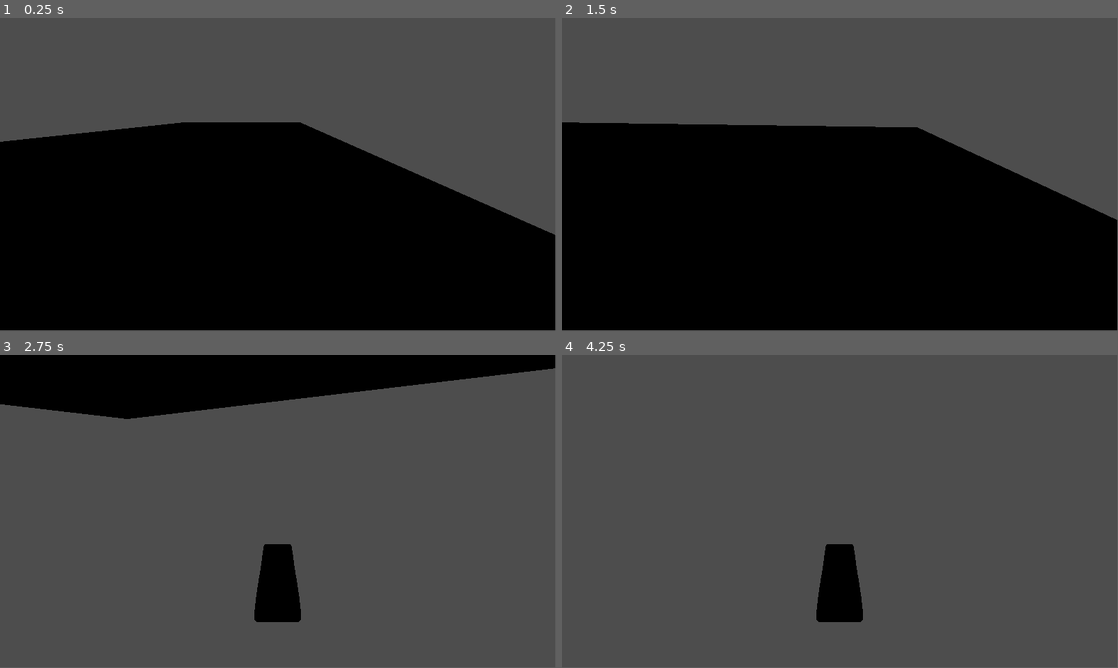
Above: before the commit, frames 1-4 (two rows, left to right).
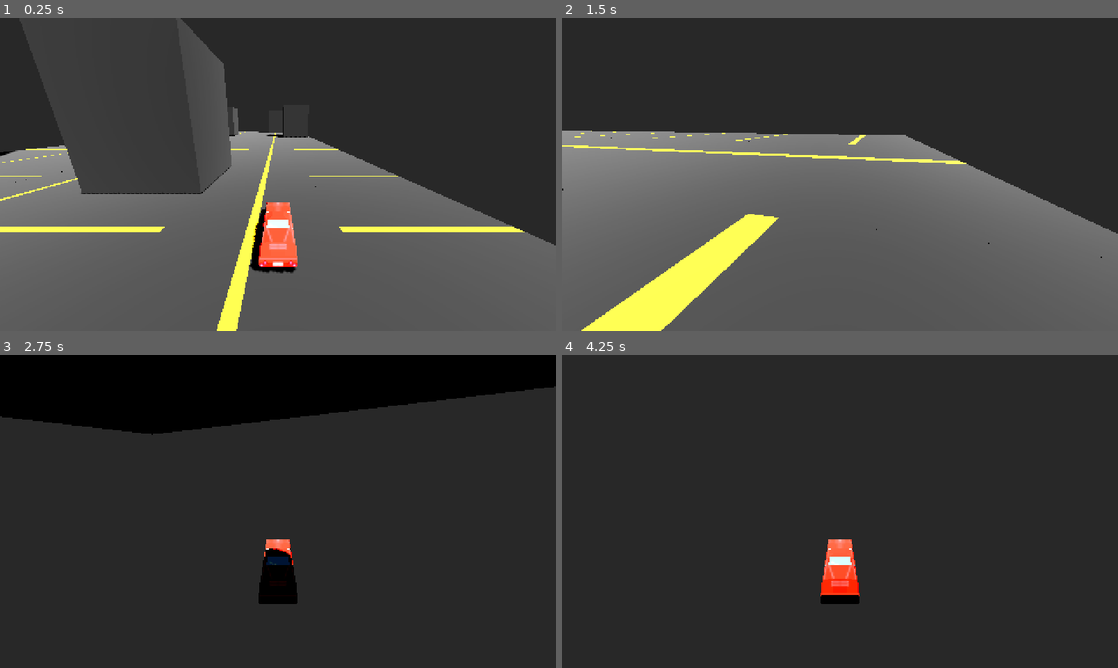
Above: after the commit, the same moments.

Repository: Tulsa-Game-Developers/GodotArcadeCabinet
Game: Godot game, scene res://169/169_scene.tscn
Two runs of this game, one before a commit and one after it. Both use one fixed random seed, a clock stepped at 60 frames per second and the inputs below.
Inputs:
- Up to frame 1 (0.25 s): no input
- Up to frame 2 (1.5 s): hold D (turn_right) 0.53-1.28 s; hold S (reverse) from 1.28 s (still down)
- Up to frame 3 (2.75 s): release S (reverse) at 2.03 s; hold D (turn_right) from 2.03 s (still down)
- Up to frame 4 (4.25 s): release D (turn_right) at 2.78 s; hold W (accelerate) 2.78-3.53 s; tap Enter at 3.5 s; hold A (turn_left) from 3.53 s (still down)
In our replay, the window is 799x449 before the commit and 800x450 after it. These sizes can differ from the game's own. Grey fills any space a smaller window leaves; there, only what the larger window draws over its background counts as a difference.

The runs differ from the first frame. In frame 1, 88% of the frame differs, in the area x 0-100%, y 0-100%; in frame 2, 100%; in frame 3, 85%; in frame 4, 99%.

Commit message:
car and post processing

Diff:
--- a/169/169_scene.tscn
+++ b/169/169_scene.tscn
@@ -1,8 +1,30 @@
-[gd_scene load_steps=3 format=3 uid="uid://cwxilhhai4ddx"]
+[gd_scene load_steps=5 format=3 uid="uid://cwxilhhai4ddx"]
 
 [ext_resource type="PackedScene" uid="uid://blc31mskvbeo6" path="res://169/sm_test_street_1.tscn" id="1_3840f"]
 [ext_resource type="PackedScene" uid="uid://dow2syqs1mepn" path="res://Vehicles/simple_car.tscn" id="2_bmtat"]
 
+[sub_resource type="Environment" id="Environment_bmtat"]
+tonemap_mode = 4
+glow_normalized = true
+fog_mode = 1
+fog_light_color = Color(0.5690364, 0.6402487, 0.98398453, 1)
+fog_light_energy = 1.76
+fog_sun_scatter = 0.22
+fog_density = 0.6792
+fog_height = -908.08
+fog_height_density = 4.2264
+adjustment_enabled = true
+adjustment_brightness = 1.23
+adjustment_contrast = 2.06
+adjustment_saturation = 1.38
+
+[sub_resource type="CameraAttributesPractical" id="CameraAttributesPractical_bmtat"]
+exposure_multiplier = 0.925
+dof_blur_far_enabled = true
+dof_blur_far_distance = 4.16
+dof_blur_far_transition = 50.0
+dof_blur_amount = 0.02
+
 [node name="Node3D" type="Node3D"]
 
 [node name="sm_test_street1" parent="." instance=ExtResource("1_3840f")]
@@ -101,6 +123,24 @@
 [node name="sm_test_street32" parent="." instance=ExtResource("1_3840f")]
 transform = Transform3D(-4.371139e-08, 0, 1, 0, 1, 0, -1, 0, -4.371139e-08, -8.280092, 0, -8)
 
+[node name="sm_test_street97" parent="." instance=ExtResource("1_3840f")]
+transform = Transform3D(-4.371139e-08, 0, 1, 0, 20.592001, 0, -1, 0, -4.371139e-08, -8.280092, 5, -8)
+
+[node name="sm_test_street98" parent="." instance=ExtResource("1_3840f")]
+transform = Transform3D(-4.371139e-08, 0, 1, 0, 20.592001, 0, -1, 0, -4.371139e-08, 12.719908, 5, -16)
+
+[node name="sm_test_street102" parent="." instance=ExtResource("1_3840f")]
+transform = Transform3D(-4.371139e-08, 0, 1, 0, 20.592001, 0, -1, 0, -4.371139e-08, -4.2800922, 5, -41)
+
+[node name="sm_test_street99" parent="." instance=ExtResource("1_3840f")]
+transform = Transform3D(-4.371139e-08, 0, 1, 0, 20.592001, 0, -1, 0, -4.371139e-08, 38.71991, 5, 7)
+
+[node name="sm_test_street100" parent="." instance=ExtResource("1_3840f")]
+transform = Transform3D(-4.371139e-08, 0, 1, 0, 20.592001, 0, -1, 0, -4.371139e-08, 45.71991, 5, -19)
+
+[node name="sm_test_street101" parent="." instance=ExtResource("1_3840f")]
+transform = Transform3D(-4.371139e-08, 0, 1, 0, 20.592001, 0, -1, 0, -4.371139e-08, 61.71991, 5, 1)
+
 [node name="sm_test_street33" parent="." instance=ExtResource("1_3840f")]
 transform = Transform3D(-4.371139e-08, 0, 1, 0, 1, 0, -1, 0, -4.371139e-08, -0.28009224, 0, -8)
 
@@ -298,3 +338,14 @@
 
 [node name="Camera3D" type="Camera3D" parent="SimpleCar"]
 transform = Transform3D(1, -1.2679256e-08, -1.8793145e-09, 1.2679258e-08, 0.9570062, 0.2900676, -1.8793216e-09, -0.2900676, 0.95700634, 1.1920929e-06, 4.205406, 6.758116)
+fov = 85.2
+near = 0.001
+
+[node name="DirectionalLight3D" type="DirectionalLight3D" parent="."]
+transform = Transform3D(0.7071067, 0.5000001, -0.5000001, 0, 0.7071068, 0.7071068, 0.7071068, -0.50000006, 0.50000006, 0, 12, 0)
+light_energy = 2.018
+shadow_enabled = true
+
+[node name="WorldEnvironment" type="WorldEnvironment" parent="DirectionalLight3D"]
+environment = SubResource("Environment_bmtat")
+camera_attributes = SubResource("CameraAttributesPractical_bmtat")
--- a/project.godot
+++ b/project.godot
@@ -14,6 +14,14 @@
 run/main_scene="uid://cwxilhhai4ddx"
 config/features=PackedStringArray("4.5", "Forward Plus")
 config/icon="res://icon.svg"
+
+[display]
+
+window/size/viewport_width=480
+window/size/viewport_height=270
+window/size/window_width_override=960
+window/size/window_height_override=540
+window/stretch/mode="viewport"
 
 [input]
 
